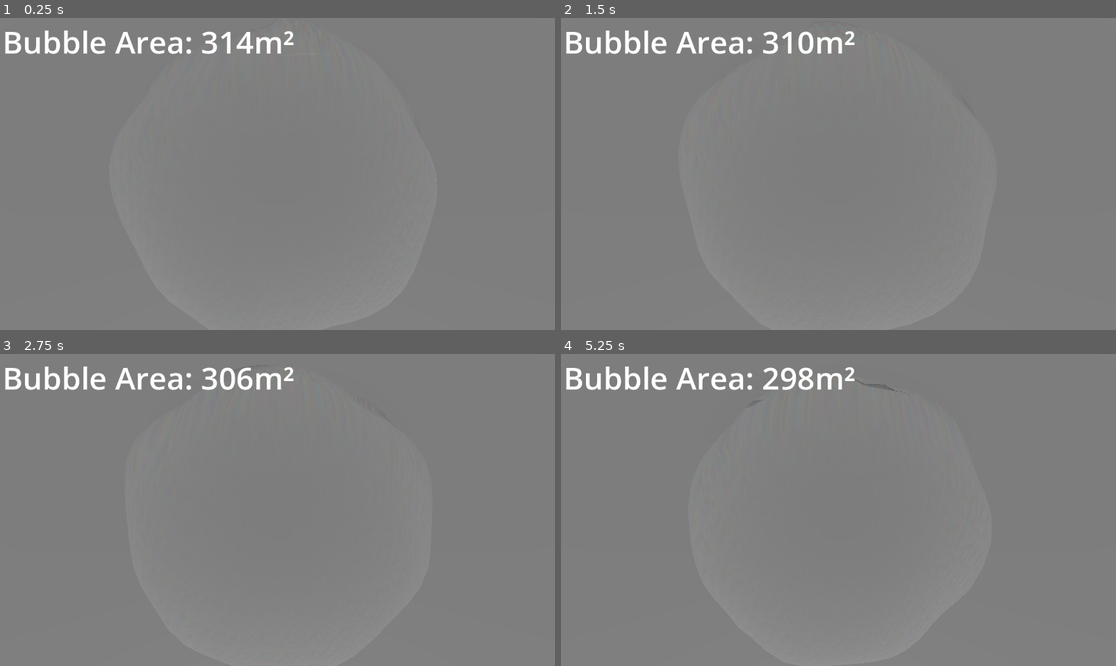
Above: before the commit, frames 1-4 (two rows, left to right).
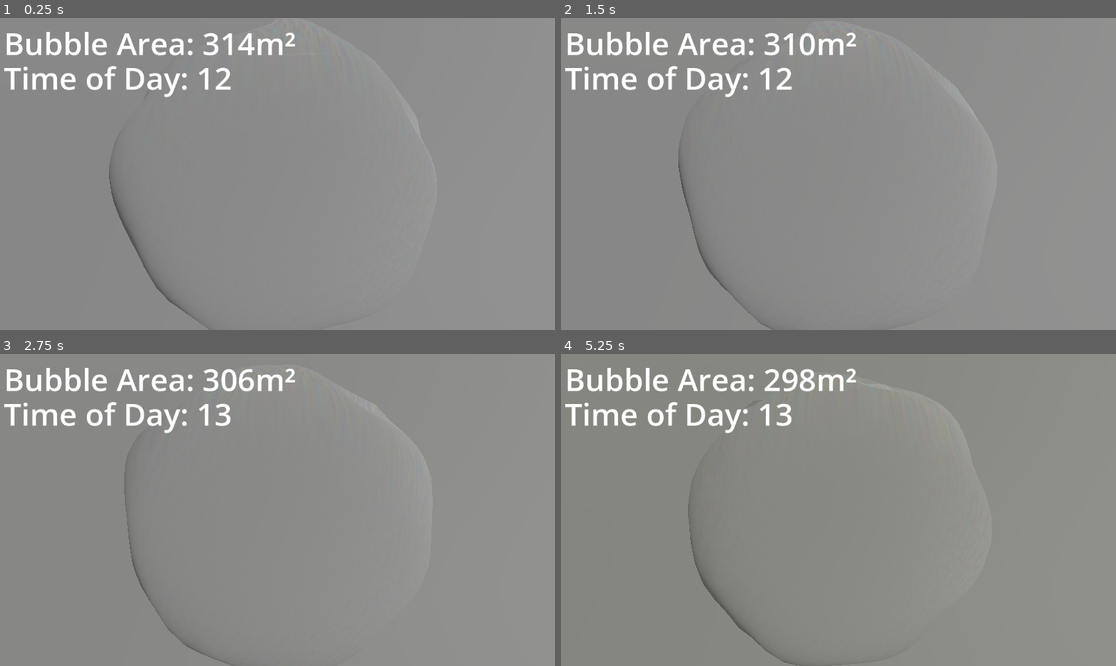
Above: after the commit, the same moments.

Repository: Lycentzia/platzen-oder-profit
Game: Godot game, scene res://main.tscn
The game is run twice, just before and just after one commit, with the same random seed, the same clock (stepped at 60 frames per second) and the same inputs.
Inputs:
- Up to frame 1 (0.25 s): no input
- Up to frame 2 (1.5 s): no input
- Up to frame 3 (2.75 s): no input
- Up to frame 4 (5.25 s): no input

The runs differ from the first frame. In frame 1, 3.1% of the frame differs, in the area x 0-79%, y 0-100%; in frame 2, 3.2%; in frame 3, 3.3%; in frame 4, 3.6%, in the area x 0-75%, y 4-100%.

Commit message:
day night cycle poc

Diff:
--- a/main.gd
+++ b/main.gd
@@ -1,10 +1,14 @@
 extends Node
 
 @onready var sphere = $Sphere
-@onready var scores = $UI/Scores
+@onready var scoresLabel = $UI/Scores
+@onready var timeLabel = $UI/Time
 
 var sphereInitialRadius = 10 # how to get this programmatically?
 var sphereShrinkRate = 0.999
+
+var time = 0 # time starts at 0
+var cycleTime = 120 # how many seconds are one day
 
 func _on_tick_timeout():
 	var scaleBefore = sphere.scale
@@ -12,4 +16,11 @@
 	sphere.scale = scaleAfter
 
 	var sphereArea = sphere.scale.x * sphereInitialRadius * sphereInitialRadius * PI
-	scores.text = "Bubble Area: " + str(round(sphereArea)) + "m²"
+	scoresLabel.text = "Bubble Area: " + str(round(sphereArea)) + "m²"
+
+	time += 0.1
+	var timeRad = (time / cycleTime) * 2 * PI
+	$Sun.position = Vector3(-1 * cos(timeRad) * 100, cos(timeRad) * 100, 0) # position moves in circle around z axis
+	$Sun.rotation = Vector3(-1 * cos(timeRad), PI / 2, 0) # rotation moves from noon (top down) to sunset (from left) and so on
+	$Sun.light_color = Color(1, 1, cos(timeRad), 1)
+	timeLabel.text = "Time of Day: " + str((12 + int(round((time / cycleTime) * 24))) % 24)
--- a/main.tscn
+++ b/main.tscn
@@ -10,6 +10,9 @@
 size = Vector3(100, 2, 100)
 
 [sub_resource type="LabelSettings" id="LabelSettings_mos35"]
+font_size = 64
+
+[sub_resource type="LabelSettings" id="LabelSettings_uvfyb"]
 font_size = 64
 
 [node name="Main" type="Node"]
@@ -25,7 +28,7 @@
 mesh = SubResource("BoxMesh_v84ks")
 
 [node name="Sun" type="DirectionalLight3D" parent="."]
-transform = Transform3D(1, 0, 0, 0, 0.707107, 0.707107, 0, -0.707107, 0.707107, 0, 10, 0)
+transform = Transform3D(-4.37114e-08, -1, -4.37114e-08, 0, -4.37114e-08, 1, -1, 4.37114e-08, 1.91069e-15, 0, 100, 0)
 shadow_enabled = true
 
 [node name="CameraPivot" type="Marker3D" parent="."]
@@ -48,11 +51,20 @@
 
 [node name="Scores" type="Label" parent="UI"]
 layout_mode = 0
-offset_left = 5.0
-offset_top = 5.0
-offset_right = 43.0
-offset_bottom = 29.0
+offset_left = 8.0
+offset_top = 8.0
+offset_right = 386.0
+offset_bottom = 96.0
 text = "Bubble Area"
 label_settings = SubResource("LabelSettings_mos35")
 
+[node name="Time" type="Label" parent="UI"]
+layout_mode = 0
+offset_left = 8.0
+offset_top = 80.0
+offset_right = 160.0
+offset_bottom = 168.0
+text = "Time"
+label_settings = SubResource("LabelSettings_uvfyb")
+
 [connection signal="timeout" from="Tick" to="." method="_on_tick_timeout"]
Not shown: 1 places in main.tscn that only renumber resources
